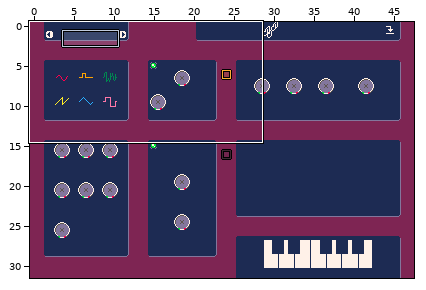
Level history. LDtk project: tiny-cli/src/main/resources/sfx/editor.ldtk. Above, an overview of the earlier version with the close-up marked.
Close-up. Earlier state:
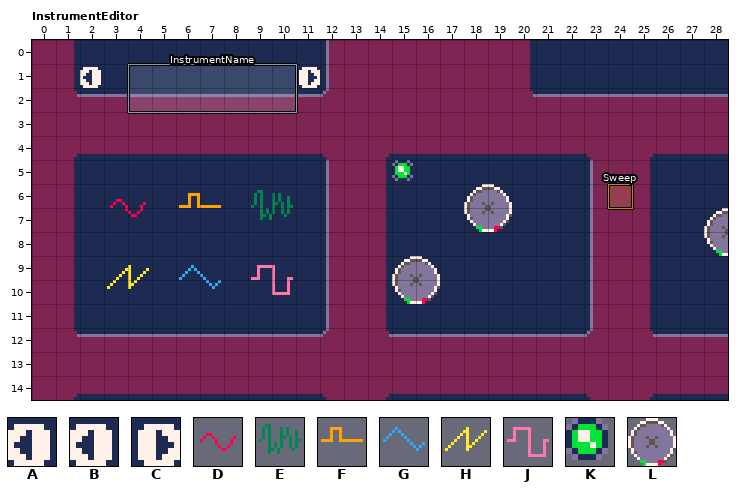
Cells are 8x8 px. Shown: InstrumentEditor x 0..28, y 0..14. The commit also changed other parts of the map, which this record leaves out.
Key: from "IntGrid": A 1; from "Sfx": B 21, C 22, D 64, E 66, F 68, G 70, H 72, J 74, K 193, L 256.
_ is an empty cell.
Objects are placed by their top-left corner, in cells (3,4 is the top-left corner of cell 3,4); size is 1x1 cell unless given.
Layers that did not change in this view are not listed.
Layer "IntGrid" before, first column x 0:
 0 _AAAAAAAAAAAA_______AAAAAAAAA
 1 _AAAAAAAAAAAA_______AAAAAAAAA
 2 _AAAAAAAAAAAA_______AAAAAAAAA
 3 _____________________________
 4 _AAAAAAAAAAAA_AAAAAAAAAA_AAAA
 5 _AAAAAAAAAAAA_AAAAAAAAAA_AAAA
 6 _AAAAAAAAAAAA_AAAAAAAAAA_AAAA
 7 _AAAAAAAAAAAA_AAAAAAAAAA_AAAA
 8 _AAAAAAAAAAAA_AAAAAAAAAA_AAAA
 9 _AAAAAAAAAAAA_AAAAAAAAAA_AAAA
10 _AAAAAAAAAAAA_AAAAAAAAAA_AAAA
11 _AAAAAAAAAAAA_AAAAAAAAAA_AAAA
12 _AAAAAAAAAAAA_AAAAAAAAAA_AAAA
13 _____________________________
14 _AAAAAAAAAAAA_AAAAAAAAAA_AAAA
Objects on layer "Entities" before:
L "Knob" at 28,7 size 2x2
D "Button" at 3,6 size 2x2
E "Button" at 9,6 size 2x2
F "Button" at 6,6 size 2x2
G "Button" at 6,9 size 2x2
H "Button" at 3,9 size 2x2
J "Button" at 9,9 size 2x2
"InstrumentName" rectangle at 4,1 size 7x2
C "MenuItem" at 11,1
B "MenuItem" at 2,1
K "Checkbox" at 15,5
L "Knob" at 18,6 size 2x2
"Sweep" rectangle at 24,6
L "Knob" at 15,9 size 2x2
And afterwards:
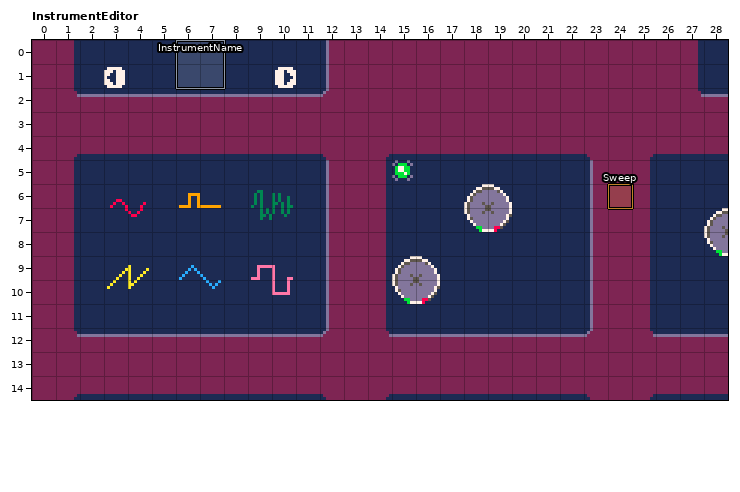
Log entry: Update the Editor wrapper: the volume can be updated !
Diff:
Layer "IntGrid":
y 0..2: x 20..26 AAAAAAA -> _______
Layer "Entities":
added: "InstrumentName" rectangle at 6,0 size 2x2
added: B "MenuItem" at 3,1
added: C "MenuItem" at 10,1
removed: "InstrumentName" rectangle at 4,1 size 7x2
removed: C "MenuItem" at 11,1
removed: B "MenuItem" at 2,1
